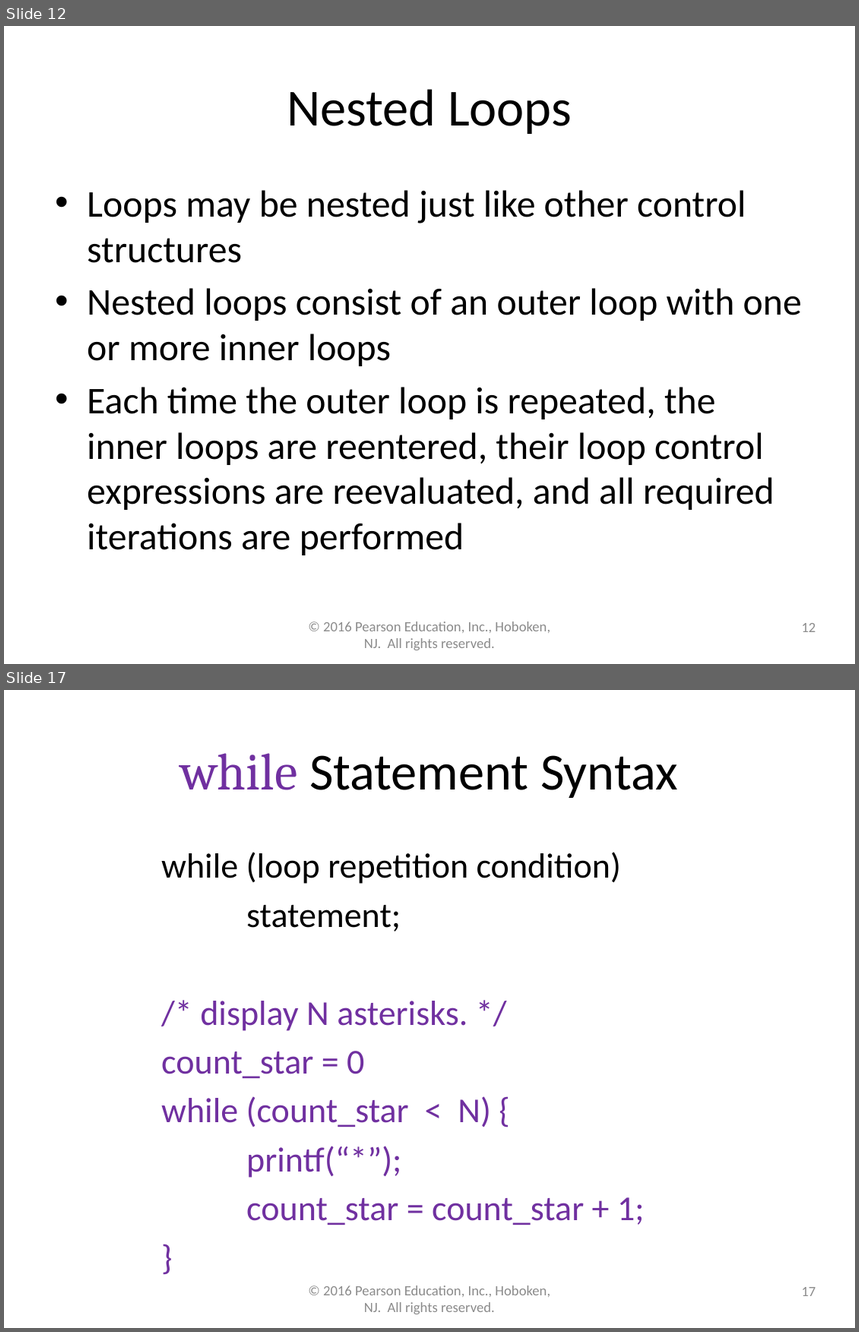
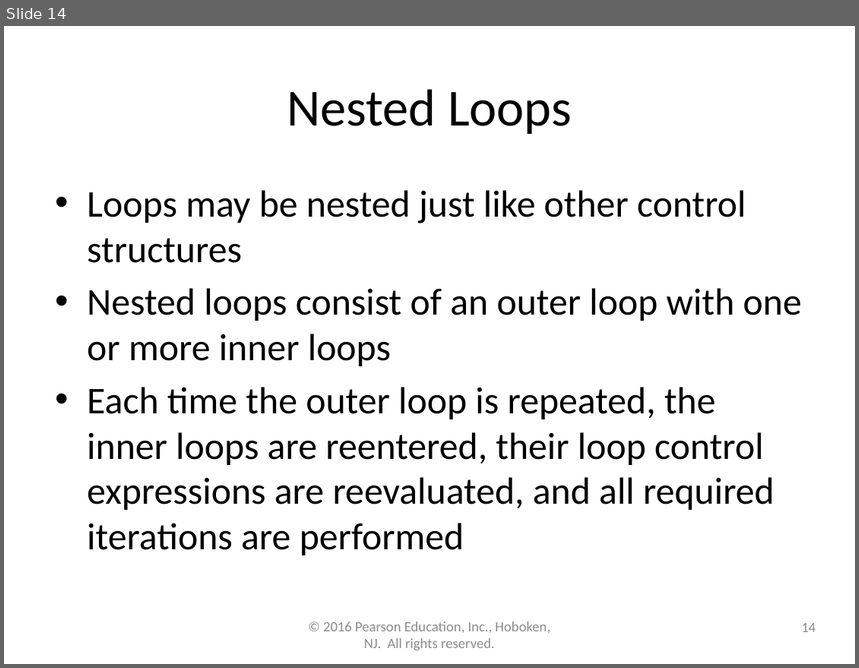
Before and after one commit to lgw2/lgw2.github.io, a slide deck: _teaching/csci112-fall-2023/lectures/ppts/Chapter5.pptx. Shown one above the other, each under a label of ours: slides 12 and 17 before the commit, slide 14 after it; the slides between them are not shown. The pictures are 859x1332 and 859x668 pixels, drawn with LibreOffice and Linux fonts; fonts in the diff are those of the drawing. Boxes give left, top, right and bottom in pixels: in the first picture for what was removed or moved away, otherwise in the second. Text is boxed around its words. In the diff, an @@ line names an element or a change of style, - is before the commit and + after.

```diff
--- a/_teaching/csci112-fall-2023/lectures/ppts/Chapter5.pptx
+++ b/_teaching/csci112-fall-2023/lectures/ppts/Chapter5.pptx
@@ slide 17 removed at [4, 690, 855, 1328], background #FFFFFF @@
@@ title removed at [180, 753, 678, 798] @@
-while Statement Syntax
@@ text removed at [161, 852, 645, 1225] @@
-while (loop repetition condition)
-statement;
-/* display N asterisks. */
-count_star = 0
-while (count_star < N) {
-printf(“*”);
-count_star = count_star + 1;
-}
@@ text removed at [323, 1286, 550, 1315] @@
-© 2016 Pearson Education, Inc., Hoboken, NJ. All rights reserved.
@@ page number removed at [802, 1287, 816, 1296] @@
-17
@@ what was slide 12 is now slide 14 @@
@@ page number at [802, 623, 816, 632]: text changed @@
-12
+14
```
Also in this commit, not shown: 32 other slides removed, 2 other files.
